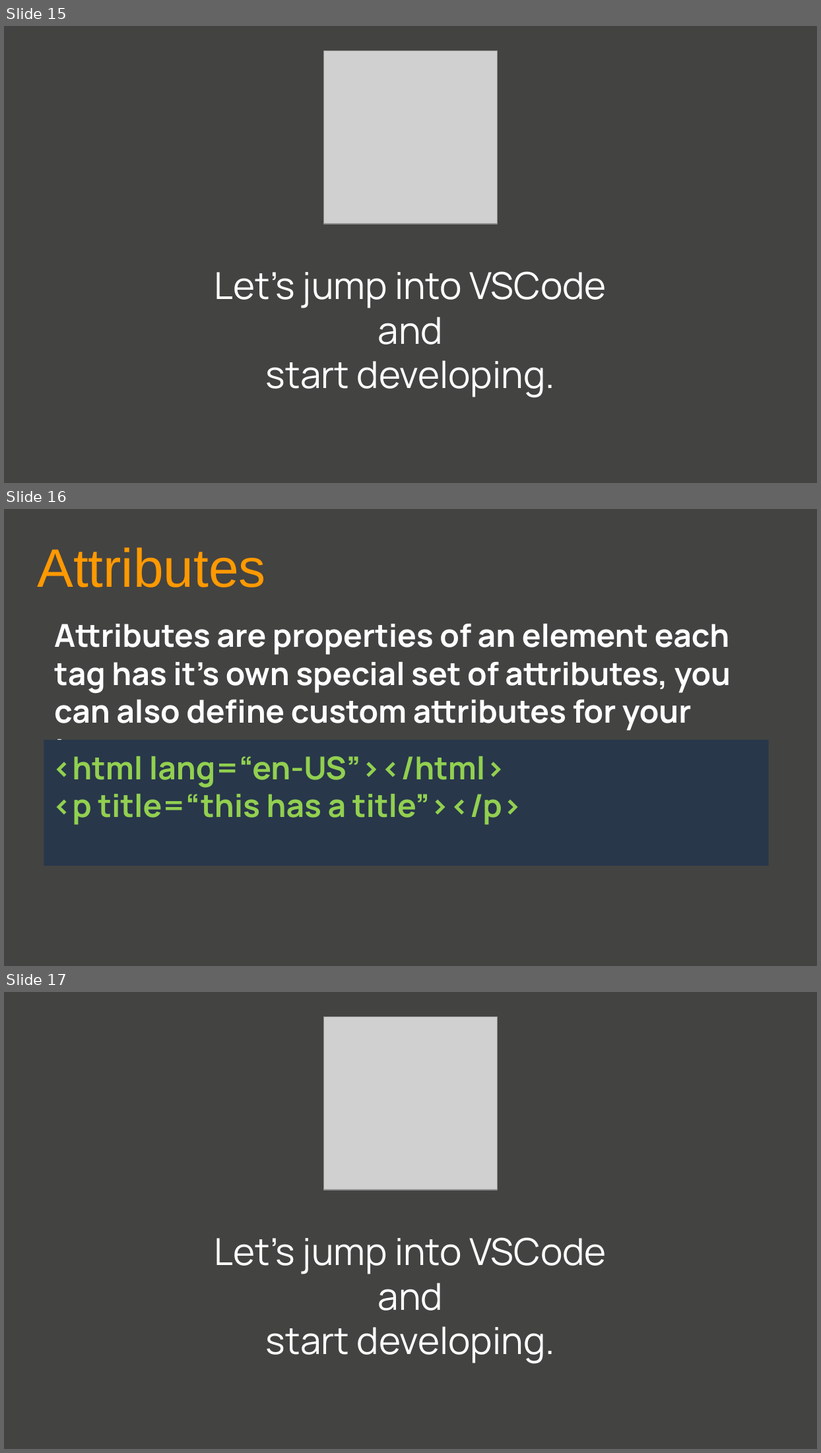
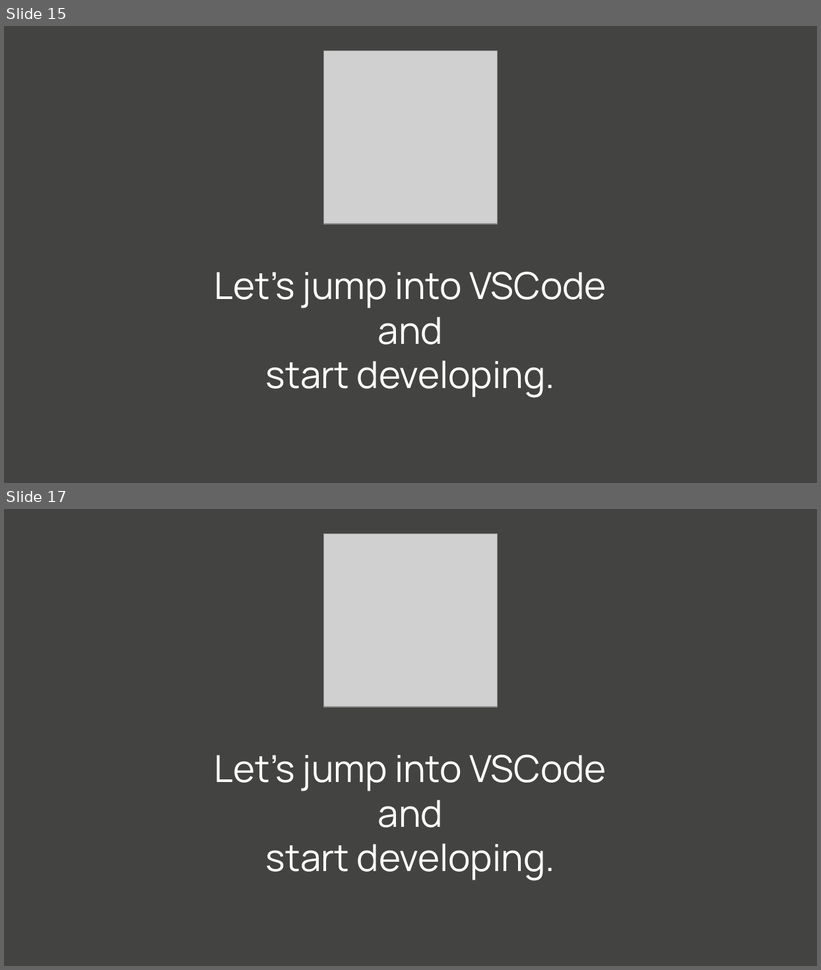
Before and after one commit to GaganSharmaGitHub/GirlScript-Education-Outreach-2-WebDev, a slide deck: Day3/CSSWEBDEVwithGagan.pptx. Shown one above the other, each under a label of ours: slides 15, 16 and 17 before the commit, slides 15 and 17 after it; the slides between them are not shown. The pictures are 821x1453 and 821x970 pixels, drawn with LibreOffice and Linux fonts; fonts in the diff are those of the drawing; grey boxes stand for pictures. Boxes give left, top, right and bottom in pixels: in the first picture for what was removed or moved away, otherwise in the second. Text is boxed around its words. In the diff, an @@ line names an element or a change of style, - is before the commit and + after.

```diff
--- a/Day3/CSSWEBDEVwithGagan.pptx
+++ b/Day3/CSSWEBDEVwithGagan.pptx
@@ slide 16 removed at <box>4,509,817,966</box>, background #434342 @@
@@ text removed at <box>37,547,266,588</box> @@
-Attributes
@@ text removed at <box>54,624,731,769</box> @@
-Attributes are properties of an element each tag has it’s own special set of attributes, you can also define custom attributes for your tags
@@ rectangle removed at <box>44,740,768,866</box> @@
-<html lang=“en-US”></html>
-<p title=“this has a title”></p>
```
Also in this commit, not shown: 2 slides added, 1 other slide removed.
